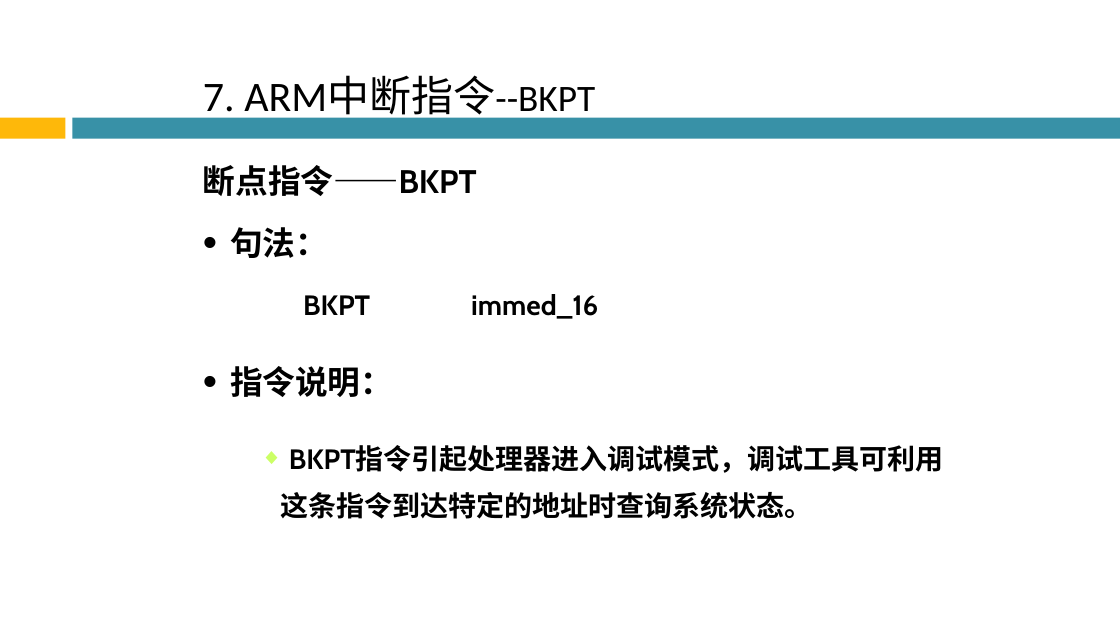
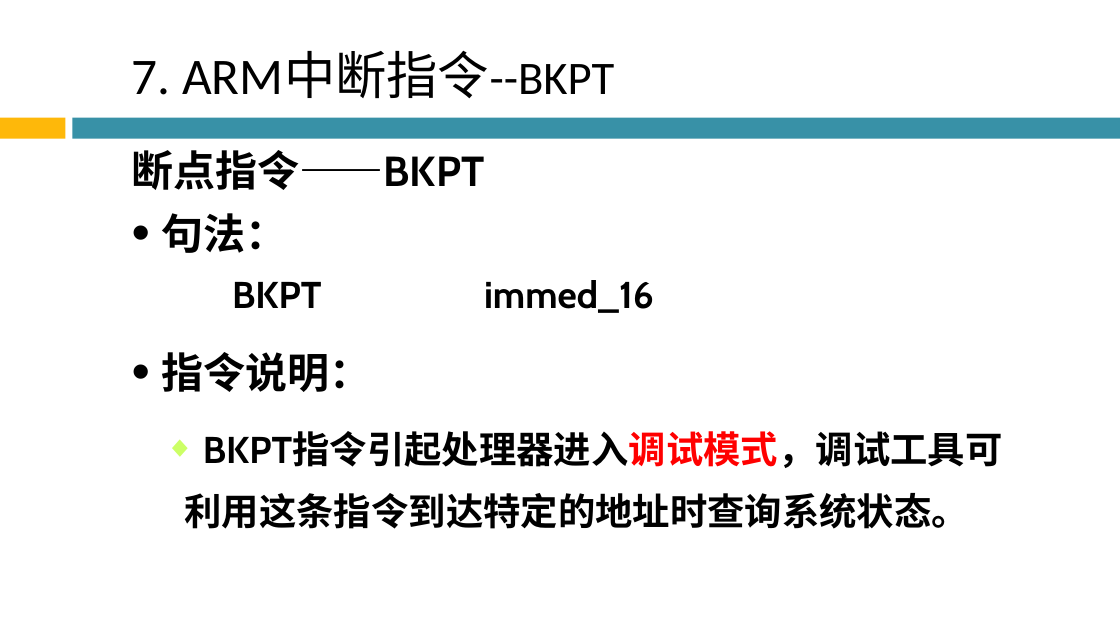
Before and after one commit to Chencao0928/ARM, a slide deck: slide 59 of 第3章 ARM指令系统/第3章 ARM指令系统.pptx. Drawn at 1120x630 pixels with LibreOffice and Linux fonts; fonts in the diff are those of the drawing; background and template pictures are left out. Boxes give left, top, right and bottom in pixels: in the first picture for what was removed or moved away, otherwise in the second. Text is boxed around its words. In the diff, an @@ line names an element or a change of style, - is before the commit and + after.

```diff
--- a/第3章 ARM指令系统/第3章 ARM指令系统.pptx
+++ b/第3章 ARM指令系统/第3章 ARM指令系统.pptx
@@ title "7. ARM中断指令--BKPT": place and size @@
-title "7. ARM中断指令--BKPT" at box(203, 76, 595, 121)
+title "7. ARM中断指令--BKPT" at box(132, 52, 615, 98)
@@ title "7. ARM中断指令--BKPT" at box(132, 52, 615, 98): size 36 to 44 pt in "7. ARM中断指令--BKPT"; size 32 to 40 pt in "ARM中断指令--BKPT" @@
@@ text "断点指令——BKPT": place and size @@
-text "断点指令——BKPT" at box(203, 165, 477, 196)
+text "断点指令——BKPT" at box(132, 150, 485, 190)
@@ text "句法：": place and size @@
-text "句法：" at box(230, 227, 328, 258)
+text "句法：" at box(161, 213, 287, 253)
@@ text "BKPT immed_16": place and size @@
-text "BKPT immed_16" at box(303, 294, 598, 319)
+text "BKPT immed_16" at box(232, 280, 654, 313)
@@ text "BKPT immed_16" at box(232, 280, 654, 313): size 24 to 32 pt; more space between paragraphs @@
@@ size 28 to 36 pt; more space between paragraphs in 3 elements at box(161, 213, 287, 253), box(132, 150, 485, 190), box(161, 352, 371, 392) @@
@@ text "指令说明：": place and size @@
-text "指令说明：" at box(230, 366, 393, 397)
+text "指令说明：" at box(161, 352, 371, 392)
@@ text "BKPT指令引起处理器进入调试模式，调试工具可利用这条指令到达特定的地址时查询系统状态。": place and size @@
-text "BKPT指令引起处理器进入调试模式，调试工具可利用这条指令到达特定的地址时查询系统状态。" at box(280, 445, 944, 519)
+text "BKPT指令引起处理器进入调试模式，调试工具可利用这条指令到达特定的地址时查询系统状态。" at box(185, 431, 1003, 529)
@@ text "BKPT指令引起处理器进入调试模式，调试工具可利用这条指令到达特定的地址时查询系统状态。" at box(185, 431, 1003, 529): size 24 to 32 pt; text colour #000000 to #FF0000 in "BKPT指令引起处理器进入调试模式，调试工具可利用这条指令到达特定的地址时查询系统状态。"; more space between paragraphs @@
```
Also in this commit, not shown: 62 other slides changed, 3 slides added.
